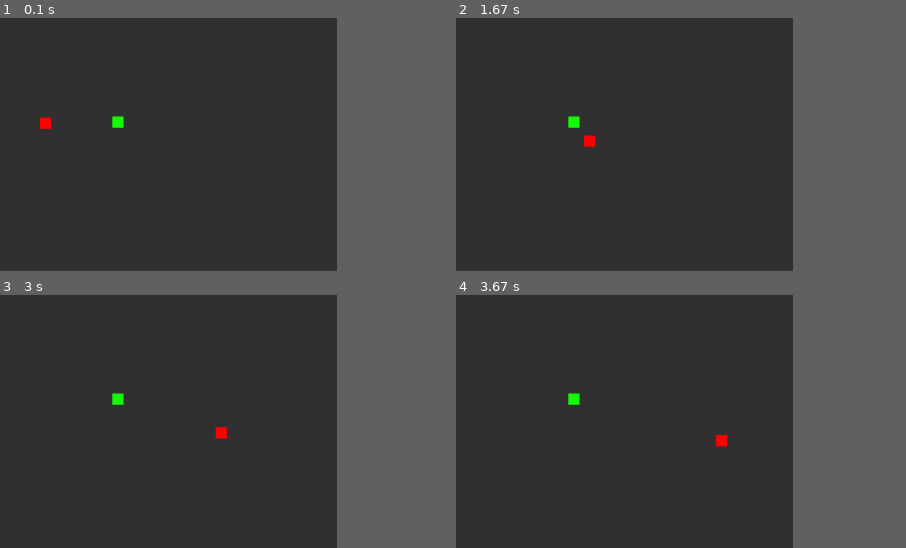
Above: before the commit, frames 1-4 (two rows, left to right).
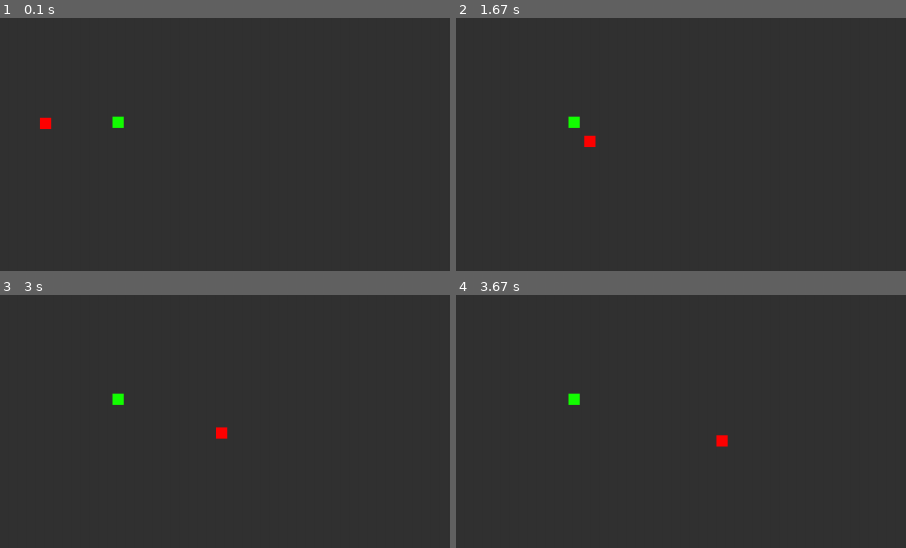
Above: after the commit, the same moments.

Repository: Poenics/Platformer
Game: pygame game, started from main.py
The game is run twice, just before and just after one commit, with the same random seed, the same clock (stepped at 60 frames per second) and the same inputs.
Inputs:
- Up to frame 1 (0.1 s): no input
- Up to frame 2 (1.67 s): hold Right 0.33-0.8 s; hold Right 0.83-1.3 s; hold Right from 1.33 s (still down)
- Up to frame 3 (3 s): release Right at 1.97 s; hold Right 2-2.47 s; hold Right 2.5-2.97 s
- Up to frame 4 (3.67 s): hold Right 3-3.63 s
The pictures show only the part of the screen within x 0-50%, y 14-64%; the shares and areas given below are measured in that part.
In our replay, the window is 337x337 before the commit and 900x506 after it. These sizes can differ from the game's own. Grey fills any space a smaller window leaves; there, only what the larger window draws over its background counts as a difference.

The runs differ from the first frame. In frame 1, less than 0.1% of the frame differs, in the area x 8-28%, y 38-44%; in frame 2, less than 0.1%; in frame 3, less than 0.1%, in the area x 24-51%, y 38-57%; in frame 4, less than 0.1%.

Commit message:
Added nothing really

Diff:
--- a/main.py
+++ b/main.py
@@ -1,11 +1,18 @@
 import pygame
-import sys
+import sys as sus
 import random
 
 pygame.init()
-screen = pygame.display.set_mode([600,600])
+screen = pygame.display.set_mode([1600,900])
 clock = pygame.time.Clock()
 pygame.display.set_caption(random.choice(["Snek","Your mom sucks", "You stink", "10% Bug free", "no", "wait, this isn't minecraft?"]))
+
+
+class entity:
+    pass
+
+class player(entity):
+    pass
 
 
 def run():
@@ -15,7 +22,7 @@
     go = True
     while go:
         for event in pygame.event.get():
-            if event.type == pygame.QUIT: sys.exit()
+            if event.type == pygame.QUIT: sus.exit()
 
         pressed = pygame.key.get_pressed()
         if pressed[pygame.K_RIGHT]:
